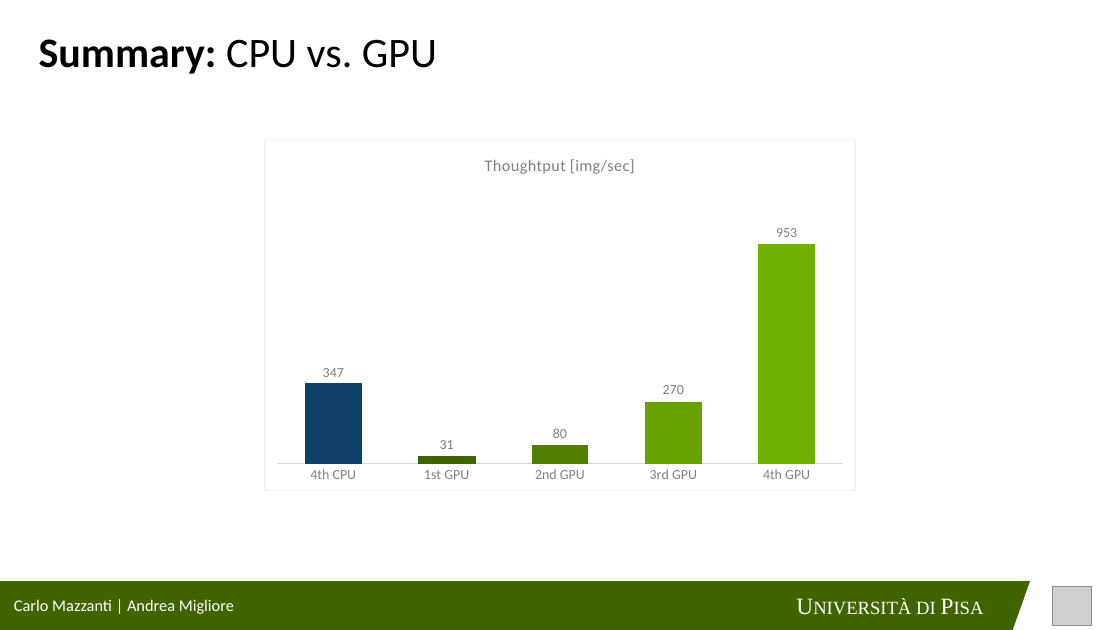
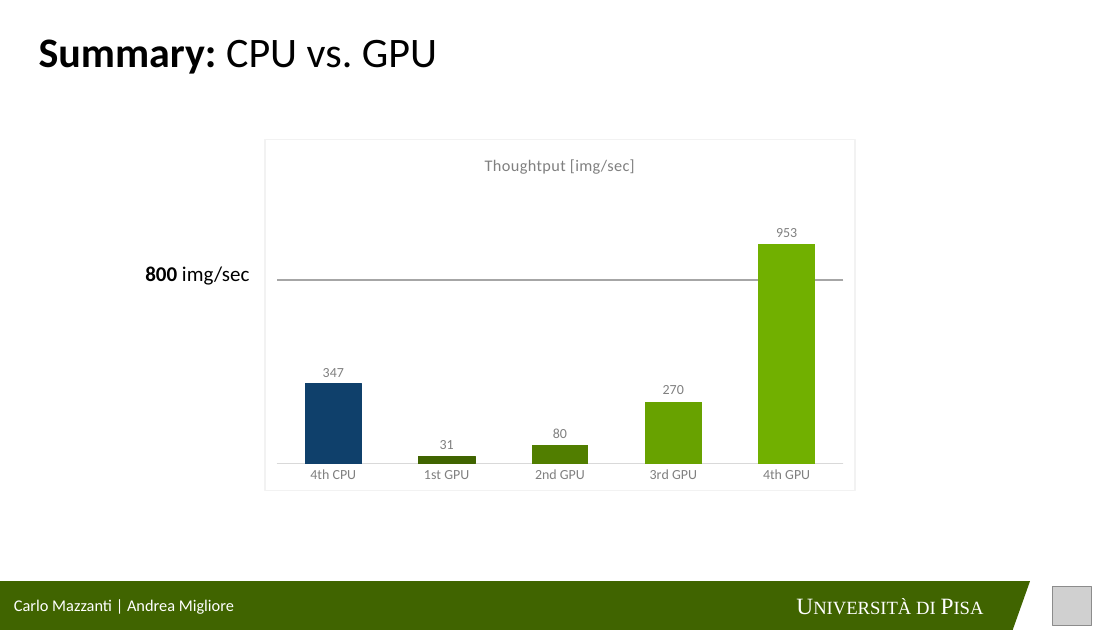
Before and after one commit to cmsilen/GPUBidimensionalConvolution, a slide deck: slide 48 of BidimensionalConvolution_GPU.pptx (slide 45 before the commit). Drawn at 1120x630 pixels with LibreOffice and Linux fonts; fonts in the diff are those of the drawing; grey boxes stand for pictures. Boxes give left, top, right and bottom in pixels: in the first picture for what was removed or moved away, otherwise in the second. Text is boxed around its words. In the diff, an @@ line names an element or a change of style, - is before the commit and + after.

```diff
--- a/BidimensionalConvolution_GPU.pptx
+++ b/BidimensionalConvolution_GPU.pptx
@@ column chart at box(264, 139, 856, 492) @@
@@ value axis changed @@
@@ text added at box(145, 266, 249, 285), 18 pt, text #000000 @@
+800 img/sec
```
Also in this commit, not shown: 5 other slides changed, 3 slides added.
